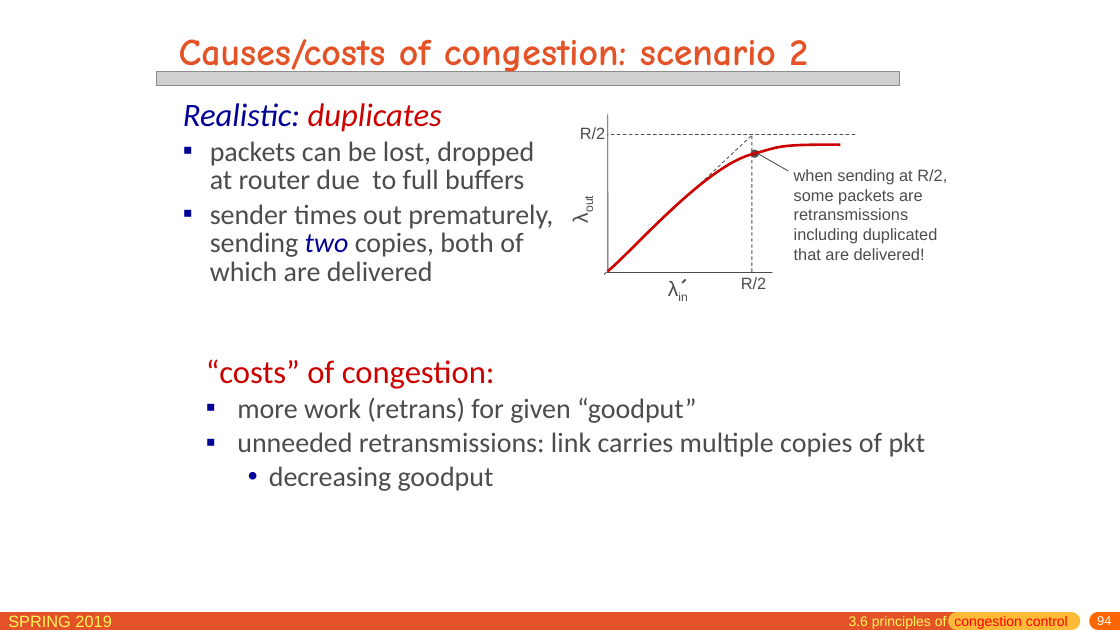
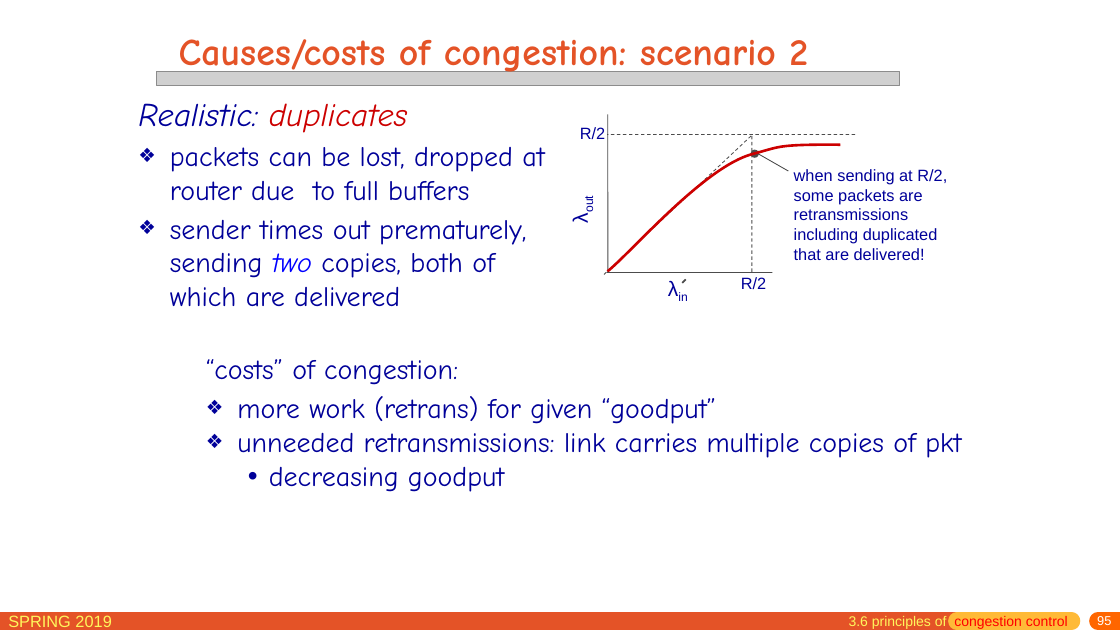
Before and after one commit to jichenghu/PPT_networkDistributed, a slide deck: slide 95 of chapter3.pptx (slide 94 before the commit). Drawn at 1120x630 pixels with LibreOffice and Linux fonts; fonts in the diff are those of the drawing; grey boxes stand for pictures. Boxes give left, top, right and bottom in pixels: in the first picture for what was removed or moved away, otherwise in the second. Text is boxed around its words. In the diff, an @@ line names an element or a change of style, - is before the commit and + after.

```diff
--- a/chapter3.pptx
+++ b/chapter3.pptx
@@ text "Realistic: duplicates" moved from (x1=210, y1=141, x2=553, y2=281) to (x1=138, y1=103, x2=544, y2=307) @@
@@ text "Realistic: duplicates" at (x1=138, y1=103, x2=544, y2=307): font Calibri to Comic Neue; text colour #4C4C4C to #000099 in "packets can be lost, dropped at router ...", "sender times out prematurely, sending copies, both ..."; text colour #000099 to #0000FF in "two"; bullet ▪ to ❖; line spacing 0.85 to 1 @@
@@ text colour #4C4C4C to #000099 in 5 elements at (x1=580, y1=127, x2=605, y2=139), (x1=563, y1=175, x2=597, y2=232), (x1=794, y1=169, x2=947, y2=260), (x1=741, y1=277, x2=766, y2=289), (x1=660, y1=271, x2=699, y2=305) @@
@@ text "“costs” of congestion:" at (x1=206, y1=359, x2=961, y2=492): size 28 to 24 pt, text colour #CC0000 to #000099 in "“costs” of congestion:"; font Calibri to Comic Neue; text colour #4C4C4C to #000099 in "more work (retrans) for given “goodput”", "unneeded retransmissions: link carries multiple copies of ...", "decreasing goodput"; bullet ▪ to ❖; line spacing 0.85 to 1 @@
@@ page number at (x1=1097, y1=616, x2=1111, y2=625): text changed @@
-94
+95
```
Also in this commit, not shown: 45 other slides changed, 1 slide added.
